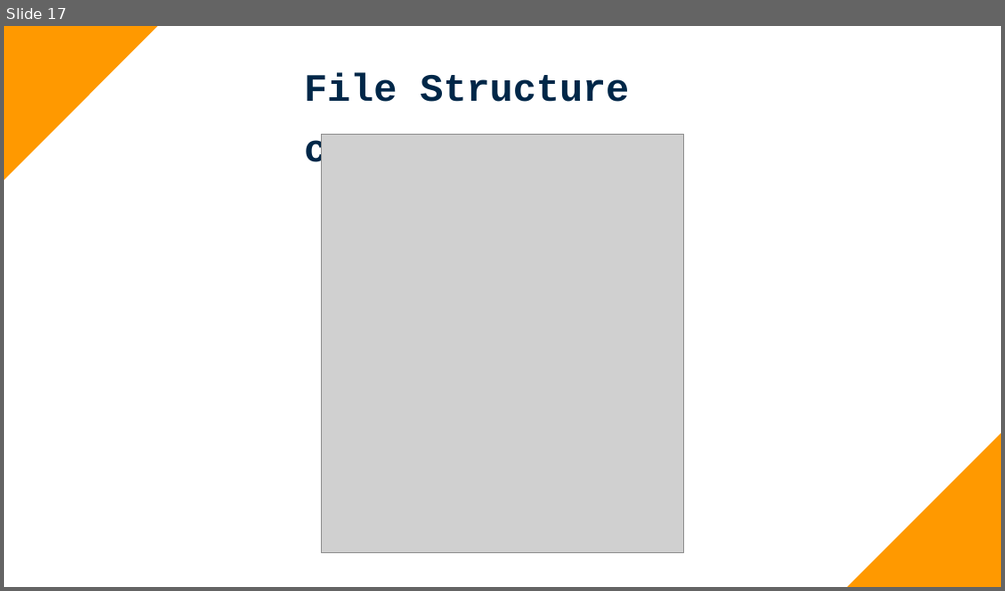
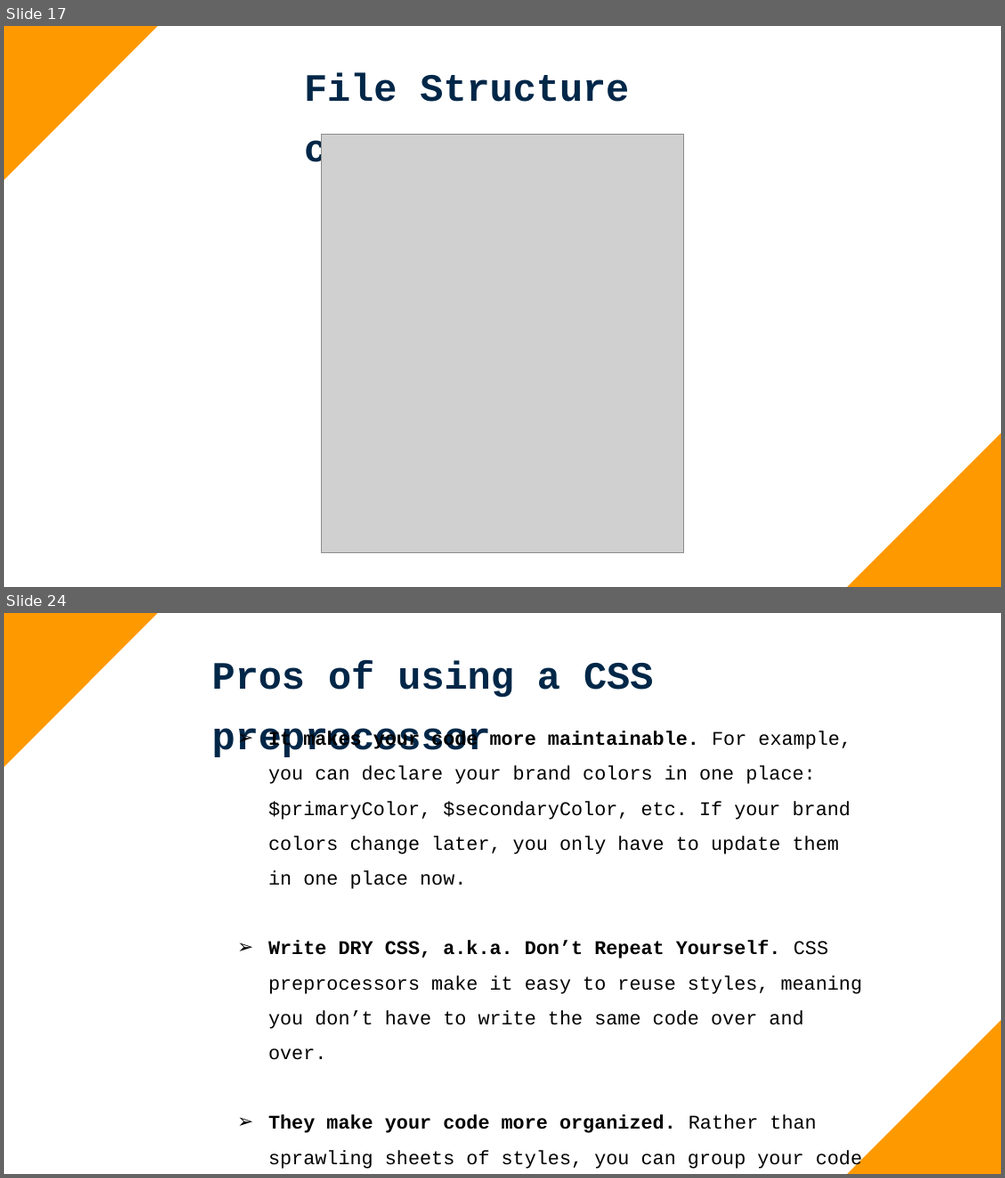
Before and after one commit to Aamer-Qanadilo/BEM_Pre-Processor_Presentation, a slide deck: BEM-Arch.pptx. Shown one above the other, each under a label of ours: slide 17 before the commit, slides 17 and 24 after it; the slides between them are not shown. The pictures are 1005x591 and 1005x1178 pixels, drawn with LibreOffice and Linux fonts; fonts in the diff are those of the drawing; grey boxes stand for pictures. Boxes give left, top, right and bottom in pixels: in the first picture for what was removed or moved away, otherwise in the second. Text is boxed around its words. In the diff, an @@ line names an element or a change of style, - is before the commit and + after.

```diff
--- a/BEM-Arch.pptx
+++ b/BEM-Arch.pptx
@@ slide 24 added at (x1=4, y1=613, x2=1001, y2=1174), background #FFFFFF @@
@@ right triangle added at (x1=4, y1=613, x2=157, y2=766), fill #FF9900 @@
@@ text added at (x1=212, y1=660, x2=653, y2=757), 28 pt, text #002748, bold @@
+Pros of using a CSS preprocessor
@@ text added at (x1=268, y1=731, x2=863, y2=1170), 14 pt, text #000000 @@
+  ➢ It makes your code more maintainable. For example, you can declare your brand colors in one place: $primaryColor, $secondaryColor, etc. If your brand colors change later, you only have to update them in one place now.
+  ➢ Write DRY CSS, a.k.a. Don’t Repeat Yourself. CSS preprocessors make it easy to reuse styles, meaning you don’t have to write the same code over and over.
+  ➢ They make your code more organized. Rather than sprawling sheets of styles, you can group your code and be more specific. Less repetition is shorter and more readable.
@@ right triangle added at (x1=848, y1=1020, x2=1001, y2=1173), fill #FF9900 @@
```
Also in this commit, not shown: 8 other slides added, 1 other file.
